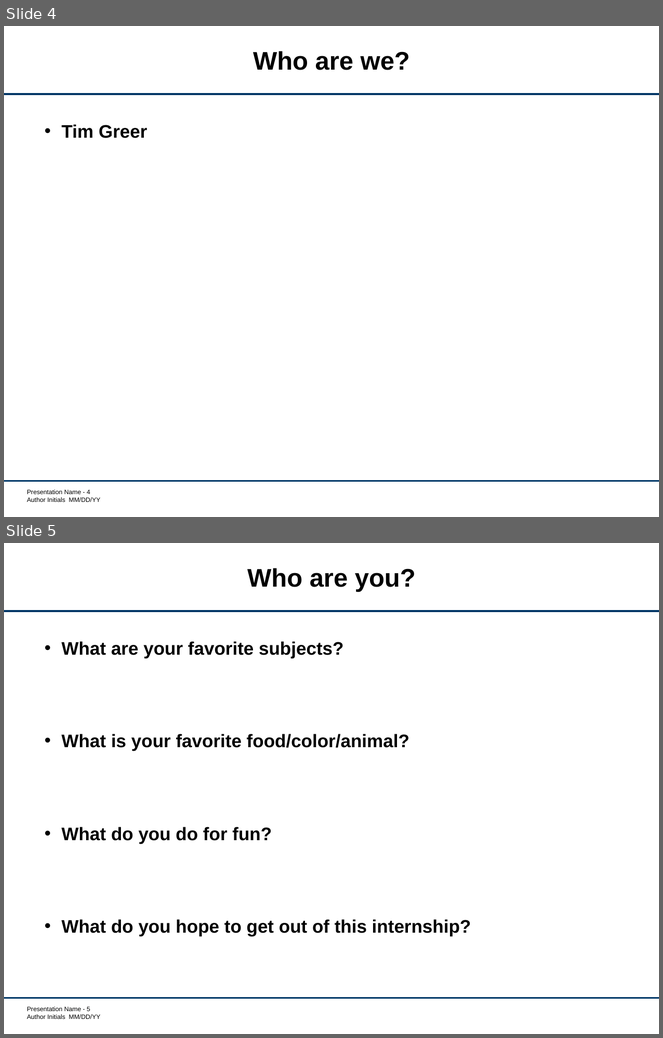
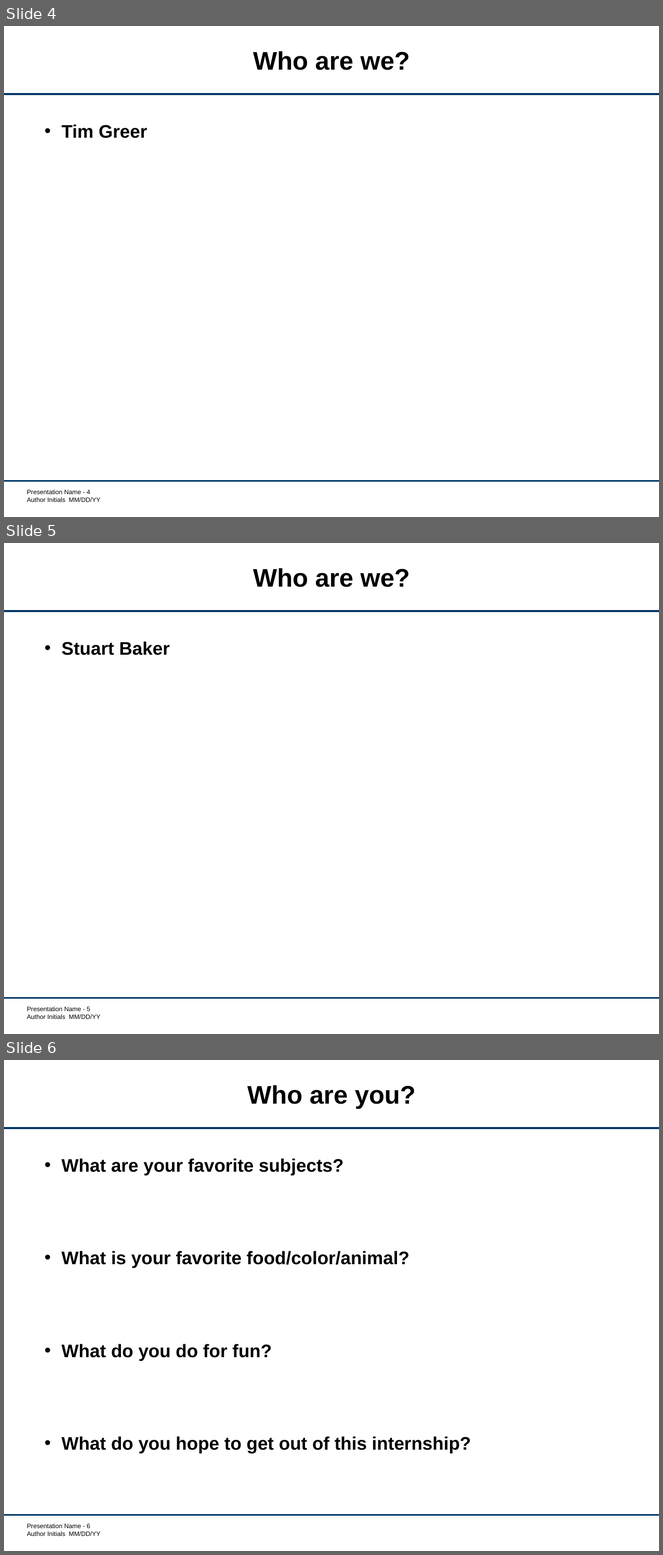
Before and after one commit to mit-ll/TuringMachine, a slide deck: resources/intro/day1.pptx. Shown one above the other, each under a label of ours: slides 4 and 5 before the commit, slides 4, 5 and 6 after it. The pictures are 663x1038 and 663x1555 pixels, drawn with LibreOffice and Linux fonts; fonts in the diff are those of the drawing; background and template pictures are left out. Boxes give left, top, right and bottom in pixels: in the first picture for what was removed or moved away, otherwise in the second. Text is boxed around its words. In the diff, an @@ line names an element or a change of style, - is before the commit and + after.

```diff
--- a/resources/intro/day1.pptx
+++ b/resources/intro/day1.pptx
@@ slide 5 added at (x1=4, y1=543, x2=659, y2=1034), background #FFFFFF; not listed: 3 template elements that a slide beside it also shows @@
@@ title added at (x1=253, y1=568, x2=410, y2=587), 28 pt, text #000000, bold @@
+Who are we?
@@ text added at (x1=62, y1=641, x2=170, y2=655), 20 pt, text #000000, bold @@
+• Stuart Baker
@@ what was slide 5 is now slide 6 @@
```
Also in this commit, not shown: 2 slides changed, 3 other slides added.
